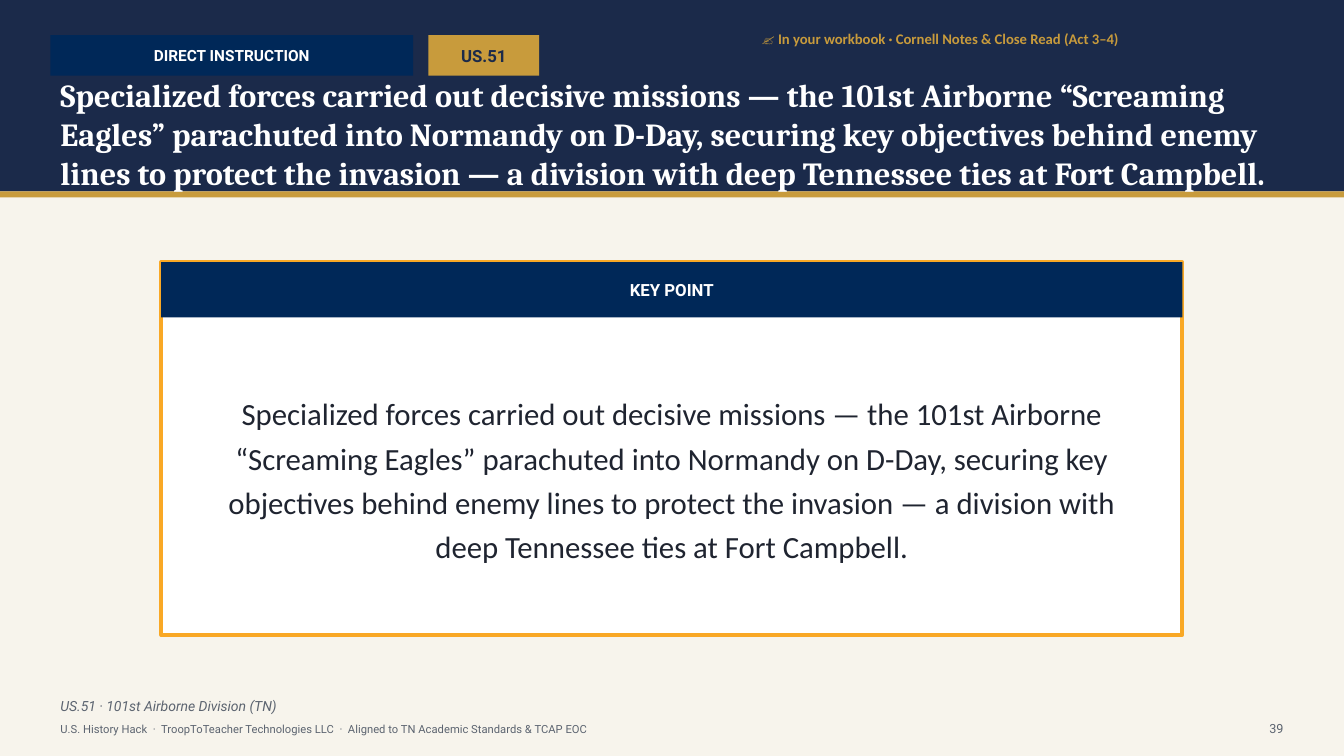
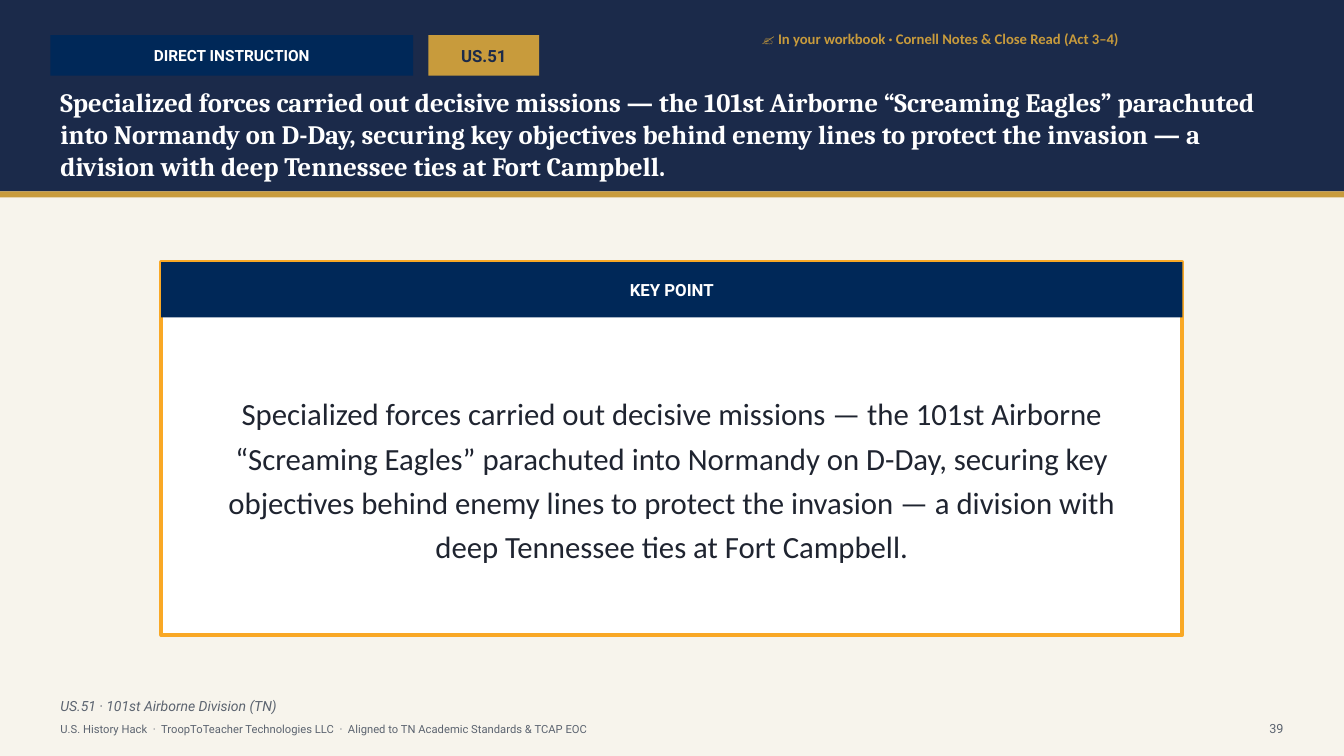
Before and after one commit to Trooptoteacher/trooptoteacher-history, a slide deck: slide 52 of 00_START_HERE/UNIT6_DECKS_BUILD/Unit6_Student_Deck_CourseStandard.pptx. Drawn at 1344x756 pixels with LibreOffice and Linux fonts; fonts in the diff are those of the drawing. Boxes give left, top, right and bottom in pixels: in the first picture for what was removed or moved away, otherwise in the second. Text is boxed around its words. In the diff, an @@ line names an element or a change of style, - is before the commit and + after.

```diff
--- a/00_START_HERE/UNIT6_DECKS_BUILD/Unit6_Student_Deck_CourseStandard.pptx
+++ b/00_START_HERE/UNIT6_DECKS_BUILD/Unit6_Student_Deck_CourseStandard.pptx
@@ text "Specialized forces carried out decisive ..." at (60, 93, 1255, 182): size 23 to 19 pt @@
```
Also in this commit, not shown: 40 other slides changed.
